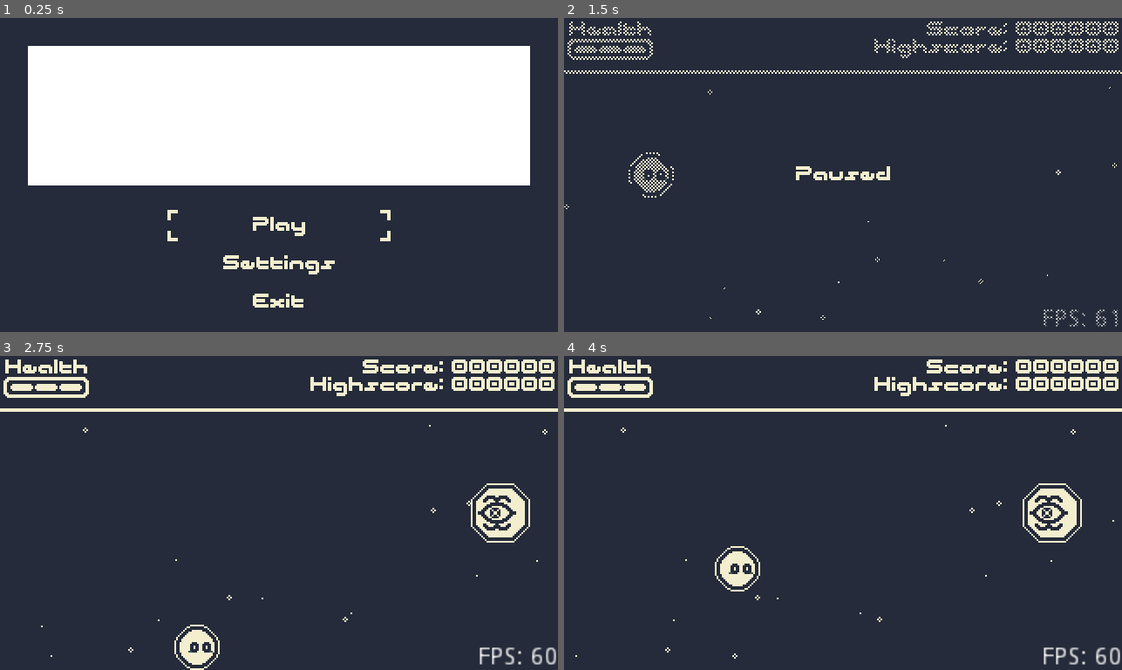
Above: before the commit, frames 1-4 (two rows, left to right).
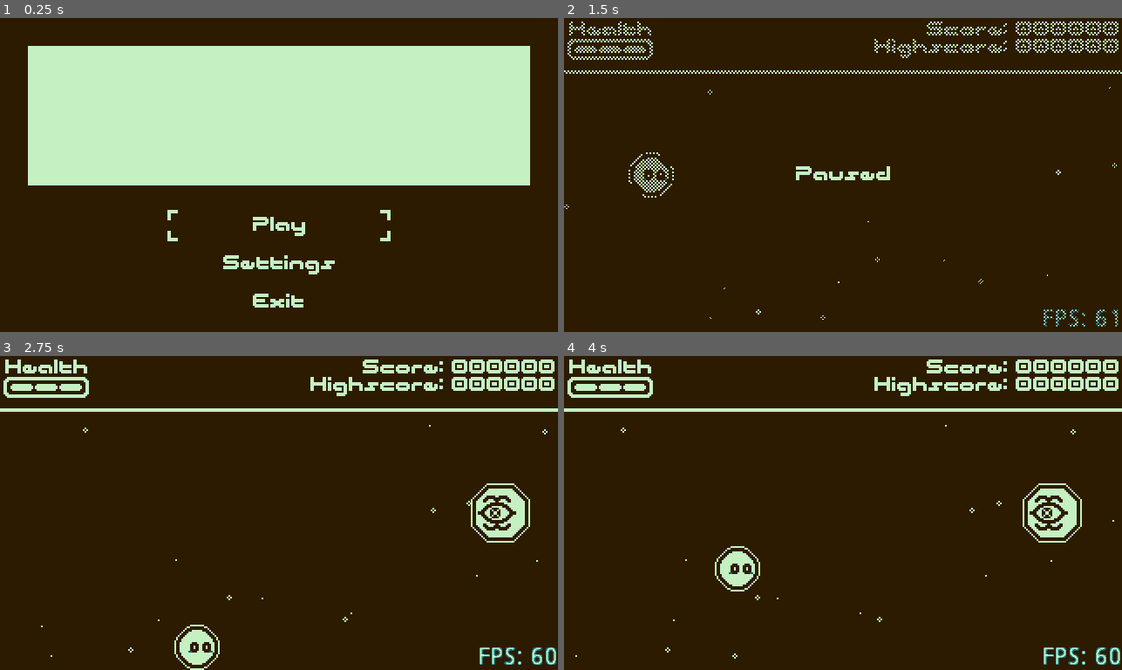
Above: after the commit, the same moments.

Repository: NexusrexDev/Geoshootria
Game: Godot game, scene res://Scenes/Rooms/MainMenu.tscn
The game is run twice, just before and just after one commit, with the same random seed, the same clock (stepped at 60 frames per second) and the same inputs.
Inputs:
- Up to frame 1 (0.25 s): no input
- Up to frame 2 (1.5 s): tap Enter (ui_select) at 0.5, 0.77 s; hold Right (ui_right) 0.53-1.28 s; hold Shift (gp_focus) 0.53-1.28 s; hold Down (ui_down) from 1.28 s (still down); tap Z (gp_shoot) at 1.35 s
- Up to frame 3 (2.75 s): tap Enter (ui_select) at 1.52 s; release Down (ui_down) at 2.03 s; hold Right (ui_right) from 2.03 s (still down); hold Shift (gp_focus) from 2.03 s (still down)
- Up to frame 4 (4 s): release Right (ui_right) at 2.78 s; release Shift (gp_focus) at 2.78 s; hold Up (ui_up) 2.78-3.53 s; tap Z (gp_shoot) at 2.85 s; tap Enter (ui_select) at 3.02, 3.77 s; tap Space at 3.5 s; hold Left (ui_left) from 3.53 s (still down); hold Shift (gp_focus) from 3.53 s (still down)

The runs differ from the first frame. In frame 1, 100% of the frame differs, in the area x 0-100%, y 0-100%; in frame 2, 100%; in frame 3, 100%; in frame 4, 100%.
Error in both runs: Invalid get index 'angle' (on base: 'Nil'). (res://Scripts/Enemies/sprayEnemy.gd:10)

Commit message:
feat: Applied palette shader, fixing z index and implemented on-hit flash and squash effects

Diff:
--- a/Assets/Resources/Prototype/pattern_test.tres
+++ b/Assets/Resources/Prototype/pattern_test.tres
@@ -10,7 +10,7 @@
 gotoPos = Vector2( -64, 0 )
 
 [sub_resource type="Resource" id=1]
-resource_name = "Normal"
+resource_name = "Spray"
 script = ExtResource( 2 )
 enemyType = 5
 createAtPlayer = false
--- /dev/null
+++ b/Scenes/Objects/Camera2D.tscn
@@ -0,0 +1,39 @@
+[gd_scene load_steps=4 format=2]
+
+[ext_resource path="res://Assets/Palettes/mist-gb-1x.png" type="Texture" id=1]
+
+[sub_resource type="Shader" id=1]
+code = "shader_type canvas_item;
+
+uniform sampler2D palette : hint_black; // Insert a palette from lospec for instance
+uniform int palette_size = 16;
+
+void fragment(){
+	vec4 color = texture(SCREEN_TEXTURE, SCREEN_UV);
+	vec4 new_color = vec4(.0);
+
+	for (int i = 0; i < palette_size; i++) {
+		vec4 palette_color = texture(palette, vec2(1.0 / float(palette_size) * float(i), .0));
+		if (distance(palette_color, color) < distance(new_color, color)) {
+			new_color = palette_color;
+		}
+	}
+
+	COLOR = new_color;
+}"
+
+[sub_resource type="ShaderMaterial" id=2]
+shader = SubResource( 1 )
+shader_param/palette_size = 4
+shader_param/palette = ExtResource( 1 )
+
+[node name="Camera2D" type="Camera2D"]
+z_index = 20
+anchor_mode = 0
+current = true
+zoom = Vector2( 0.5, 0.5 )
+
+[node name="ColorRect" type="ColorRect" parent="."]
+material = SubResource( 2 )
+margin_right = 320.0
+margin_bottom = 180.0
--- a/Scenes/Objects/Enemies/homing_enemy.tscn
+++ b/Scenes/Objects/Enemies/homing_enemy.tscn
@@ -9,7 +9,7 @@
 
 [node name="homingEnemy" type="Area2D" groups=["enemy"]]
 rotation = 3.14159
-z_index = 5
+z_index = -1
 script = ExtResource( 2 )
 health = 1
 forwardMotion = 300.0
@@ -17,7 +17,9 @@
 [node name="CollisionShape2D" type="CollisionShape2D" parent="."]
 shape = SubResource( 1 )
 
-[node name="Sprite" type="Sprite" parent="."]
+[node name="SpriteAnchor" type="Position2D" parent="."]
+
+[node name="Sprite" type="Sprite" parent="SpriteAnchor"]
 position = Vector2( 0, 16 )
 texture = ExtResource( 3 )
 offset = Vector2( 0, -16 )
--- a/Scenes/Objects/Enemies/laser_enemy.tscn
+++ b/Scenes/Objects/Enemies/laser_enemy.tscn
@@ -13,7 +13,7 @@
 extents = Vector2( 16, 16 )
 
 [node name="laserEnemy" type="Area2D" groups=["enemy"]]
-z_index = 5
+z_index = -1
 script = ExtResource( 3 )
 introType = 1
 health = 3
@@ -42,6 +42,8 @@
 texture = ExtResource( 4 )
 offset = Vector2( 0, -16 )
 
+[node name="SpriteAnchor" type="Position2D" parent="."]
+
 [node name="Tween" type="Tween" parent="."]
 
 [node name="projectileCreator" type="Position2D" parent="."]
--- a/Scenes/Objects/Enemies/normal_enemy.tscn
+++ b/Scenes/Objects/Enemies/normal_enemy.tscn
@@ -10,7 +10,7 @@
 resource_name = "New Anim"
 loop = true
 tracks/0/type = "value"
-tracks/0/path = NodePath("Sprite2:rotation_degrees")
+tracks/0/path = NodePath("SpriteAnchor/Sprite2:rotation_degrees")
 tracks/0/interp = 1
 tracks/0/loop_wrap = true
 tracks/0/imported = false
@@ -23,7 +23,7 @@
 }
 
 [node name="normalEnemy" type="Area2D" groups=["enemy"]]
-z_index = 5
+z_index = -1
 script = ExtResource( 2 )
 health = 4
 forwardMotion = 190.0
@@ -31,11 +31,13 @@
 [node name="CollisionShape2D" type="CollisionShape2D" parent="."]
 shape = SubResource( 1 )
 
-[node name="Sprite2" type="Sprite" parent="."]
+[node name="SpriteAnchor" type="Position2D" parent="."]
+
+[node name="Sprite2" type="Sprite" parent="SpriteAnchor"]
 texture = ExtResource( 3 )
 vframes = 2
 
-[node name="Sprite" type="Sprite" parent="."]
+[node name="Sprite" type="Sprite" parent="SpriteAnchor"]
 position = Vector2( 0, 16 )
 texture = ExtResource( 3 )
 offset = Vector2( 0, -16 )
--- a/Scenes/Objects/Enemies/normal_var_enemy.tscn
+++ b/Scenes/Objects/Enemies/normal_var_enemy.tscn
@@ -1,6 +1,6 @@
 [gd_scene load_steps=6 format=2]
 
-[ext_resource path="res://Scenes/Objects/Enemy.tscn" type="PackedScene" id=1]
+[ext_resource path="res://Scripts/projectileCreator.gd" type="Script" id=1]
 [ext_resource path="res://Scripts/Enemies/normalEnemy.gd" type="Script" id=2]
 [ext_resource path="res://Scenes/Objects/Enemies/Projectiles/normal_slow.tscn" type="PackedScene" id=3]
 [ext_resource path="res://Assets/Sprites/Characters/HoverShoot.png" type="Texture" id=4]
@@ -8,20 +8,29 @@
 [sub_resource type="RectangleShape2D" id=1]
 extents = Vector2( 12, 12 )
 
-[node name="normalvarEnemy" instance=ExtResource( 1 )]
+[node name="normalvarEnemy" type="Area2D" groups=["enemy"]]
+z_index = -1
 script = ExtResource( 2 )
 introType = 1
 health = 4
 forwardMotion = 190.0
 canShoot = true
 
-[node name="CollisionShape2D" parent="." index="0"]
+[node name="CollisionShape2D" type="CollisionShape2D" parent="."]
 shape = SubResource( 1 )
 
-[node name="Sprite" parent="." index="1"]
-modulate = Color( 1, 1, 1, 1 )
+[node name="SpriteAnchor" type="Position2D" parent="."]
+
+[node name="Sprite" type="Sprite" parent="SpriteAnchor"]
+position = Vector2( 0, 16 )
 texture = ExtResource( 4 )
-flip_h = false
+offset = Vector2( 0, -16 )
 
-[node name="projectileCreator" parent="." index="3"]
+[node name="Tween" type="Tween" parent="."]
+
+[node name="projectileCreator" type="Position2D" parent="."]
+script = ExtResource( 1 )
 projectileReferences = [ ExtResource( 3 ) ]
+
+[connection signal="area_entered" from="." to="." method="_on_Enemy_area_entered"]
+[connection signal="tween_all_completed" from="Tween" to="." method="startAction"]
--- a/Scenes/Objects/Enemies/split_enemy.tscn
+++ b/Scenes/Objects/Enemies/split_enemy.tscn
@@ -9,7 +9,7 @@
 extents = Vector2( 16, 16 )
 
 [node name="splitEnemy" type="Area2D" groups=["enemy"]]
-z_index = 5
+z_index = -1
 script = ExtResource( 3 )
 introType = 1
 health = 5
@@ -18,7 +18,9 @@
 [node name="CollisionShape2D" type="CollisionShape2D" parent="."]
 shape = SubResource( 1 )
 
-[node name="Sprite" type="Sprite" parent="."]
+[node name="SpriteAnchor" type="Position2D" parent="."]
+
+[node name="Sprite" type="Sprite" parent="SpriteAnchor"]
 position = Vector2( 0, 16 )
 texture = ExtResource( 4 )
 offset = Vector2( 0, -16 )
--- a/Scenes/Objects/Enemies/spray_enemy.tscn
+++ b/Scenes/Objects/Enemies/spray_enemy.tscn
@@ -9,7 +9,7 @@
 extents = Vector2( 16, 16 )
 
 [node name="sprayEnemy" type="Area2D" groups=["enemy"]]
-z_index = 5
+z_index = -1
 script = ExtResource( 4 )
 introType = 1
 health = 3
@@ -18,7 +18,9 @@
 [node name="CollisionShape2D" type="CollisionShape2D" parent="."]
 shape = SubResource( 1 )
 
-[node name="Sprite" type="Sprite" parent="."]
+[node name="SpriteAnchor" type="Position2D" parent="."]
+
+[node name="Sprite" type="Sprite" parent="SpriteAnchor"]
 position = Vector2( 0, 16 )
 texture = ExtResource( 3 )
 offset = Vector2( 0, -16 )
--- a/Scenes/Objects/Enemy.tscn
+++ b/Scenes/Objects/Enemy.tscn
@@ -8,13 +8,14 @@
 extents = Vector2( 16, 16 )
 
 [node name="Enemy" type="Area2D" groups=["enemy"]]
-z_index = 5
 script = ExtResource( 2 )
 
 [node name="CollisionShape2D" type="CollisionShape2D" parent="."]
 shape = SubResource( 1 )
 
-[node name="Sprite" type="Sprite" parent="."]
+[node name="SpriteAnchor" type="Position2D" parent="."]
+
+[node name="Sprite" type="Sprite" parent="SpriteAnchor"]
 modulate = Color( 1, 0.52549, 0.52549, 1 )
 position = Vector2( 0, 16 )
 texture = ExtResource( 1 )
--- a/Scenes/Objects/Interfaces/Gameplay/HUD.tscn
+++ b/Scenes/Objects/Interfaces/Gameplay/HUD.tscn
@@ -12,22 +12,21 @@
 atlas = ExtResource( 5 )
 region = Rect2( 0, 0, 49, 12 )
 
-[node name="HUD" type="CanvasLayer"]
+[node name="HUD" type="MarginContainer"]
 pause_mode = 2
-follow_viewport_enable = true
+margin_right = 320.0
+margin_bottom = 180.0
 script = ExtResource( 1 )
 
-[node name="Background" type="TextureRect" parent="."]
+[node name="Game" type="Control" parent="."]
+margin_right = 320.0
+margin_bottom = 180.0
+
+[node name="Background" type="TextureRect" parent="Game"]
 margin_right = 320.0
 margin_bottom = 32.0
 texture = ExtResource( 4 )
 expand = true
-
-[node name="Game" type="Control" parent="."]
-anchor_right = 1.0
-anchor_bottom = 1.0
-margin_right = -320.0
-margin_bottom = -180.0
 
 [node name="HealthLabel" type="Label" parent="Game"]
 margin_left = 2.0
@@ -75,10 +74,8 @@
 
 [node name="Pause" type="Control" parent="."]
 visible = false
-anchor_right = 1.0
-anchor_bottom = 1.0
-margin_right = -320.0
-margin_bottom = -180.0
+margin_right = 320.0
+margin_bottom = 180.0
 
 [node name="BackgroundColor" type="TextureRect" parent="Pause"]
 anchor_right = 1.0
@@ -86,7 +83,7 @@
 texture = ExtResource( 6 )
 stretch_mode = 2
 
-[node name="Label" type="Label" parent="Pause"]
+[node name="Label" type="Label" parent="Pause/BackgroundColor"]
 anchor_left = 0.5
 anchor_top = 0.5
 anchor_right = 0.5
@@ -102,20 +99,28 @@
 
 [node name="GameOver" type="Control" parent="."]
 visible = false
-anchor_right = 1.0
-anchor_bottom = 1.0
-margin_right = -320.0
-margin_bottom = -180.0
+margin_right = 320.0
+margin_bottom = 180.0
+
+[node name="Background" type="TextureRect" parent="GameOver"]
+margin_right = 320.0
+margin_bottom = 32.0
+texture = ExtResource( 4 )
+expand = true
 
 [node name="BackgroundColor" type="TextureRect" parent="GameOver"]
 anchor_right = 1.0
 anchor_bottom = 1.0
+margin_right = 320.0
+margin_bottom = 180.0
 texture = ExtResource( 6 )
 stretch_mode = 2
 
 [node name="Menu" type="NinePatchRect" parent="GameOver"]
 anchor_right = 1.0
 anchor_bottom = 1.0
+margin_right = 16.0
+margin_bottom = 16.0
 theme = ExtResource( 3 )
 texture = ExtResource( 7 )
 patch_margin_left = 8
@@ -177,16 +182,16 @@
 alignment = 1
 
 [node name="Replay" type="Button" parent="GameOver/Menu/VBoxContainer"]
-margin_left = 68.0
-margin_right = 155.0
+margin_left = 76.0
+margin_right = 163.0
 margin_bottom = 44.0
 mouse_filter = 2
 text = "Play again"
 flat = true
 
 [node name="MenuReturn" type="Button" parent="GameOver/Menu/VBoxContainer"]
-margin_left = 159.0
-margin_right = 244.0
+margin_left = 167.0
+margin_right = 252.0
 margin_bottom = 44.0
 mouse_filter = 2
 text = "Main Menu"
--- a/Scenes/Objects/Player.tscn
+++ b/Scenes/Objects/Player.tscn
@@ -16,7 +16,7 @@
 extents = Vector2( 13, 13 )
 
 [node name="Player" type="KinematicBody2D"]
-z_index = 10
+z_index = -1
 script = ExtResource( 2 )
 speed = 180
 focusSpeed = 90
--- a/Scenes/Objects/enemyProjectile.tscn
+++ b/Scenes/Objects/enemyProjectile.tscn
@@ -4,4 +4,5 @@
 
 [node name="Projectile" groups=["enemy"] instance=ExtResource( 1 )]
 modulate = Color( 0.952941, 0.341176, 0.341176, 1 )
+z_index = -1
 speed = 240
--- a/Scenes/Objects/playerProjectile.tscn
+++ b/Scenes/Objects/playerProjectile.tscn
@@ -7,6 +7,7 @@
 extents = Vector2( 8, 6 )
 
 [node name="Projectile" groups=["playerProj"] instance=ExtResource( 1 )]
+z_index = -1
 speed = 960
 
 [node name="Sprite" parent="." index="0"]
--- a/Scenes/Rooms/Level.tscn
+++ b/Scenes/Rooms/Level.tscn
@@ -1,8 +1,9 @@
-[gd_scene load_steps=14 format=2]
+[gd_scene load_steps=15 format=2]
 
 [ext_resource path="res://Scenes/Objects/Player.tscn" type="PackedScene" id=1]
 [ext_resource path="res://Scenes/Objects/Visuals/GameBackground.tscn" type="PackedScene" id=2]
 [ext_resource path="res://Assets/Resources/Prototype/pattern_test.tres" type="Resource" id=3]
+[ext_resource path="res://Scenes/Objects/Camera2D.tscn" type="PackedScene" id=4]
 [ext_resource path="res://Scenes/Objects/Spawner.tscn" type="PackedScene" id=7]
 [ext_resource path="res://Scenes/Objects/Interfaces/Gameplay/HUD.tscn" type="PackedScene" id=8]
 [ext_resource path="res://Scripts/Prototyping/showLane.gd" type="Script" id=14]
@@ -20,23 +21,22 @@
 tracks/0/imported = false
 tracks/0/enabled = false
 tracks/0/keys = {
-"times": PoolRealArray( 0, 0.5, 1 ),
-"transitions": PoolRealArray( 0.5, -2, 1 ),
-"update": 0,
-"values": [ Vector2( -64, 148 ), Vector2( 80, 148 ), Vector2( 64, 148 ) ]
+"times": PoolRealArray(  ),
+"transitions": PoolRealArray(  ),
+"values": [  ]
 }
 tracks/1/type = "method"
-tracks/1/path = NodePath("Player")
+tracks/1/path = NodePath("AnimationPlayer")
 tracks/1/interp = 1
 tracks/1/loop_wrap = true
 tracks/1/imported = false
-tracks/1/enabled = false
+tracks/1/enabled = true
 tracks/1/keys = {
-"times": PoolRealArray( 1.05 ),
+"times": PoolRealArray( 0 ),
 "transitions": PoolRealArray( 1 ),
 "values": [ {
 "args": [  ],
-"method": "enableControl"
+"method": "mainMusic"
 } ]
 }
 tracks/2/type = "method"
@@ -51,20 +51,6 @@
 "values": [ {
 "args": [  ],
 "method": "startSpawner"
-} ]
-}
-tracks/1/type = "method"
-tracks/1/path = NodePath("AnimationPlayer")
-tracks/1/interp = 1
-tracks/1/loop_wrap = true
-tracks/1/imported = false
-tracks/1/enabled = true
-tracks/1/keys = {
-"times": PoolRealArray( 0 ),
-"transitions": PoolRealArray( 1 ),
-"values": [ {
-"args": [  ],
-"method": "mainMusic"
 } ]
 }
 
@@ -88,6 +74,14 @@
 anims/GameOver = ExtResource( 20 )
 anims/Intro = SubResource( 5 )
 script = ExtResource( 15 )
+
+[node name="HUD" parent="." instance=ExtResource( 8 )]
+
+[node name="Menu" parent="HUD/GameOver" index="2"]
+margin_left = 160.0
+margin_top = -180.0
+margin_right = 160.0
+margin_bottom = -180.0
 
 [node name="Player" parent="." instance=ExtResource( 1 )]
 position = Vector2( 32, 90 )
@@ -126,23 +120,12 @@
 position = Vector2( -336, 104 )
 shape = SubResource( 4 )
 
-[node name="HUD" parent="." instance=ExtResource( 8 )]
-
-[node name="Menu" parent="HUD/GameOver" index="1"]
-margin_left = 160.0
-margin_top = -180.0
-margin_right = 160.0
-margin_bottom = -180.0
-
 [node name="GameBackground" parent="." instance=ExtResource( 2 )]
 
 [node name="Spawner" parent="." instance=ExtResource( 7 )]
 easyPatterns = [ ExtResource( 3 ) ]
 
-[node name="Camera2D" type="Camera2D" parent="."]
-anchor_mode = 0
-current = true
-zoom = Vector2( 0.5, 0.5 )
+[node name="Camera2D" parent="." instance=ExtResource( 4 )]
 
 [connection signal="death" from="Player" to="HUD" method="gameOver"]
 [connection signal="healthChange" from="Player" to="HUD" method="healthUpdate"]
--- a/Scenes/Rooms/MainMenu.tscn
+++ b/Scenes/Rooms/MainMenu.tscn
@@ -1,19 +1,15 @@
-[gd_scene load_steps=5 format=2]
+[gd_scene load_steps=6 format=2]
 
 [ext_resource path="res://Scripts/MainMenu.gd" type="Script" id=1]
 [ext_resource path="res://Assets/Sprites/Background/BackShade.png" type="Texture" id=2]
 [ext_resource path="res://Assets/Resources/Themes/MainTheme.tres" type="Theme" id=3]
 [ext_resource path="res://Assets/Sprites/Background/menuback.png" type="Texture" id=4]
+[ext_resource path="res://Scenes/Objects/Camera2D.tscn" type="PackedScene" id=5]
 
 [node name="Menu" type="Control"]
 margin_right = 320.0
 margin_bottom = 180.0
 script = ExtResource( 1 )
-
-[node name="Camera2D" type="Camera2D" parent="."]
-anchor_mode = 0
-current = true
-zoom = Vector2( 0.5, 0.5 )
 
 [node name="Title" type="ColorRect" parent="."]
 anchor_right = 1.0
@@ -233,6 +229,8 @@
 text = "Back"
 flat = true
 
+[node name="Camera2D" parent="." instance=ExtResource( 5 )]
+
 [connection signal="pressed" from="Main/Play" to="." method="playPressed"]
 [connection signal="pressed" from="Main/Settings" to="." method="settingsPressed"]
 [connection signal="pressed" from="Main/Exit" to="." method="exitPressed"]
--- a/Scripts/HUD.gd
+++ b/Scripts/HUD.gd
@@ -1,5 +1,5 @@
 # HUD.gd
-extends CanvasLayer
+extends MarginContainer
 
 # Variables
 var health : int = 3
--- a/Scripts/baseEnemy.gd
+++ b/Scripts/baseEnemy.gd
@@ -17,14 +17,30 @@
 export var isBoss: bool
 var score: int
 onready var tween: Tween = $Tween
+onready var spriteAnchor: Position2D = $SpriteAnchor
 var motion: Vector2
 var temp_motion: Vector2
+var flashTimer: Timer
 
 signal death(score)
 signal completed()
 
 
 func _ready():
+	flashTimer = Timer.new()
+	add_child(flashTimer)
+	signalPrep()
+
+	# Calculating the score based on the initial health value
+	if isBoss:
+		score = health * 10
+	else:
+		score = health * 5
+
+	startIntro()
+
+
+func signalPrep():
 	# Connecting the score update signal to the HUD/Game Manager
 	var HUD = get_node("/root/Level/HUD")
 	if HUD != null:
@@ -33,12 +49,11 @@
 	var Spawner = get_node("/root/Level/Spawner")
 	if Spawner != null:
 		connect("completed", Spawner, "enemyPassed")
-	# Calculating the score based on the initial health value
-	if isBoss:
-		score = health * 10
-	else:
-		score = health * 5
+	# Connecting the flash timer to the reset function
+	flashTimer.connect("timeout", self, "resetFlash")
 
+
+func startIntro():
 	# Forcing the introType to change if a resource is set
 	if introProperties != null:
 		introType = intro.tween
@@ -85,9 +100,15 @@
 	# Basic movement, use the inherited scripts to apply motion
 	position += motion * delta
 
+	# Resetting the anchor to it's original size
+	spriteAnchor.scale = spriteAnchor.scale.linear_interpolate(Vector2(1,1), delta * 4)
+
 
 func damage(area):
 	health -= 1
+	spriteAnchor.scale = Vector2(1.25, 0.75)
+	spriteAnchor.modulate = Color(10,10,10,10)
+	flashTimer.start(0.1)
 	area.queue_free()
 	if health <= 0:
 		#Should include death effects and death signal to the spawner
@@ -95,9 +116,14 @@
 		emit_signal("completed")
 		death()
 
+
 func death():
 	# This function will be overriden, but pls don't forget queue_free
 	queue_free()
+
+func resetFlash():
+	spriteAnchor.modulate = Color(1,1,1,1)
+
 
 func _on_Enemy_area_entered(area):
 	if area.is_in_group("playerProj"):
@@ -114,5 +140,6 @@
 		$CollisionShape2D.disabled = false
 		z_index = 5
 
+
 func startOutro():
 	pass
Binary file added: Assets/Palettes/lava-gb-1x.png
Not shown, added: Assets/Palettes/lava-gb-1x.png.import
Binary file added: Assets/Palettes/mist-gb-1x.png
Not shown, added: Assets/Palettes/mist-gb-1x.png.import
Binary file added: Assets/Palettes/moonlight-gb-1x.png
Not shown, added: Assets/Palettes/moonlight-gb-1x.png.import
Binary file added: Assets/Palettes/old-mug-1x.png
Not shown, added: Assets/Palettes/old-mug-1x.png.import
